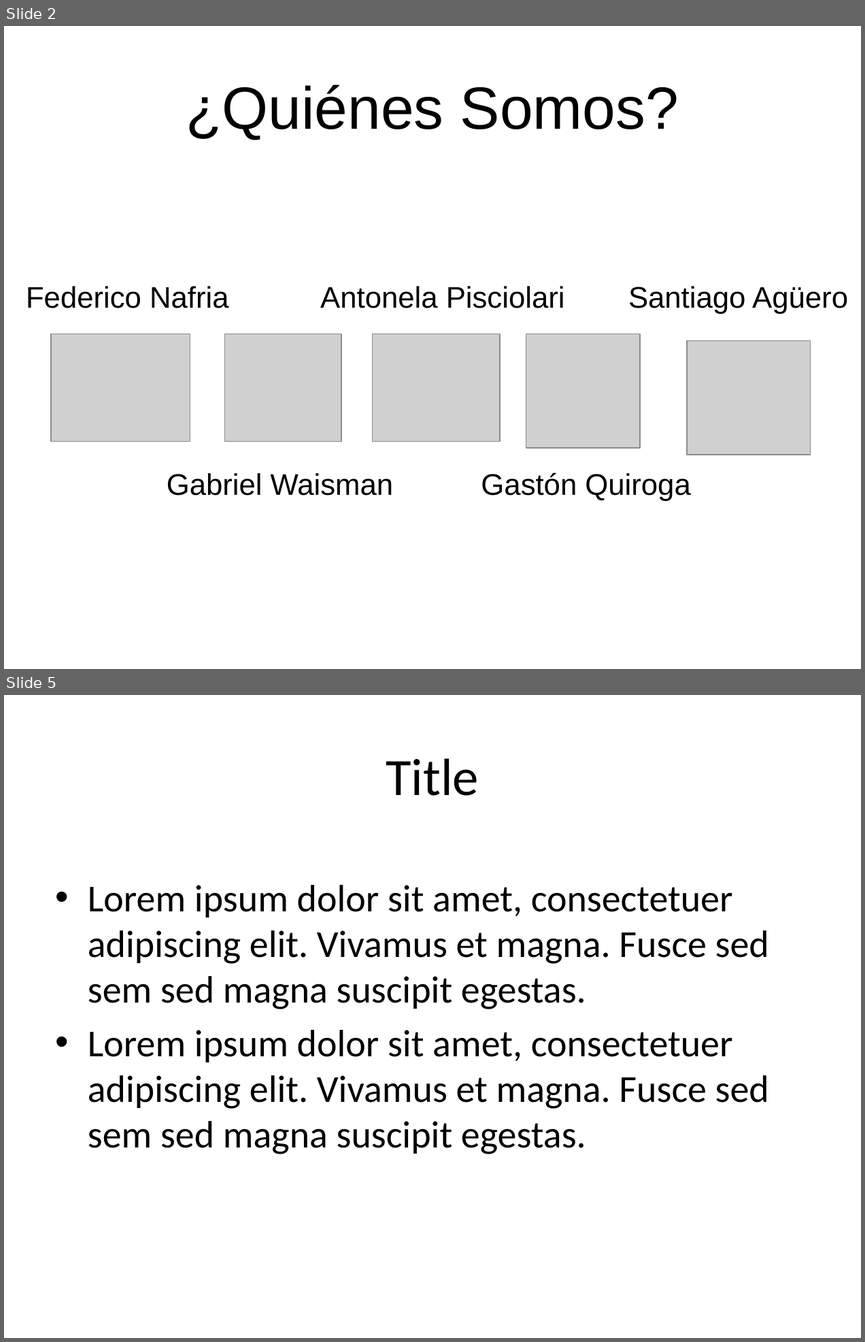
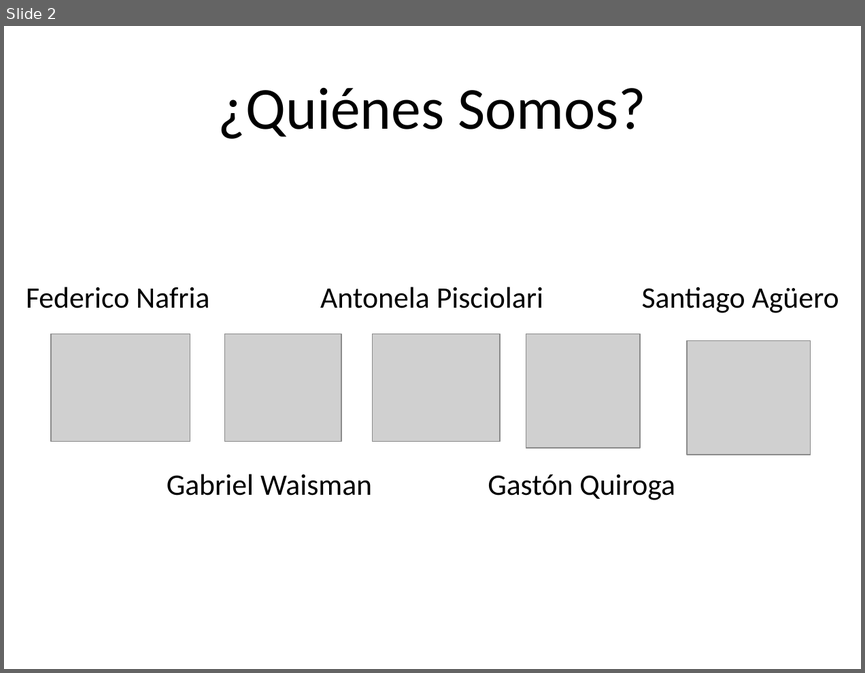
Before and after one commit to raulcareno/fruterio-kiwi-team, a slide deck: Presentaciones/Informe Preliminar.pptx. Shown one above the other, each under a label of ours: slides 2 and 5 before the commit, slide 2 after it; the slides between them are not shown. The pictures are 865x1342 and 865x673 pixels, drawn with LibreOffice and Linux fonts; fonts in the diff are those of the drawing; grey boxes stand for pictures; background and template pictures are left out. Boxes give left, top, right and bottom in pixels: in the first picture for what was removed or moved away, otherwise in the second. Text is boxed around its words. In the diff, an @@ line names an element or a change of style, - is before the commit and + after.

```diff
--- a/Presentaciones/Informe Preliminar.pptx
+++ b/Presentaciones/Informe Preliminar.pptx
@@ slide 5 removed at (4, 695, 861, 1338), background picture (left out) @@
@@ title removed at (385, 758, 479, 796) @@
-Title
@@ text removed at (88, 885, 769, 1154) @@
-• Lorem ipsum dolor sit amet, consectetuer adipiscing elit. Vivamus et magna. Fusce sed sem sed magna suscipit egestas.
-• Lorem ipsum dolor sit amet, consectetuer adipiscing elit. Vivamus et magna. Fusce sed sem sed magna suscipit egestas.
@@ slide 2 changed as well @@
@@ font Arial to Calibri in 6 elements at (218, 88, 646, 139), (167, 473, 372, 495), (320, 286, 543, 308), (26, 286, 209, 308), (487, 474, 675, 500), (642, 286, 839, 313) @@
@@ text "Santiago Agüero": place and size @@
-text "Santiago Agüero" at (628, 286, 848, 314)
+text "Santiago Agüero" at (642, 286, 839, 313)
@@ text "Gastón Quiroga": place and size @@
-text "Gastón Quiroga" at (481, 472, 690, 501)
+text "Gastón Quiroga" at (487, 474, 675, 500)
```
Also in this commit, not shown: 24 slides added, 4 other slides removed.
